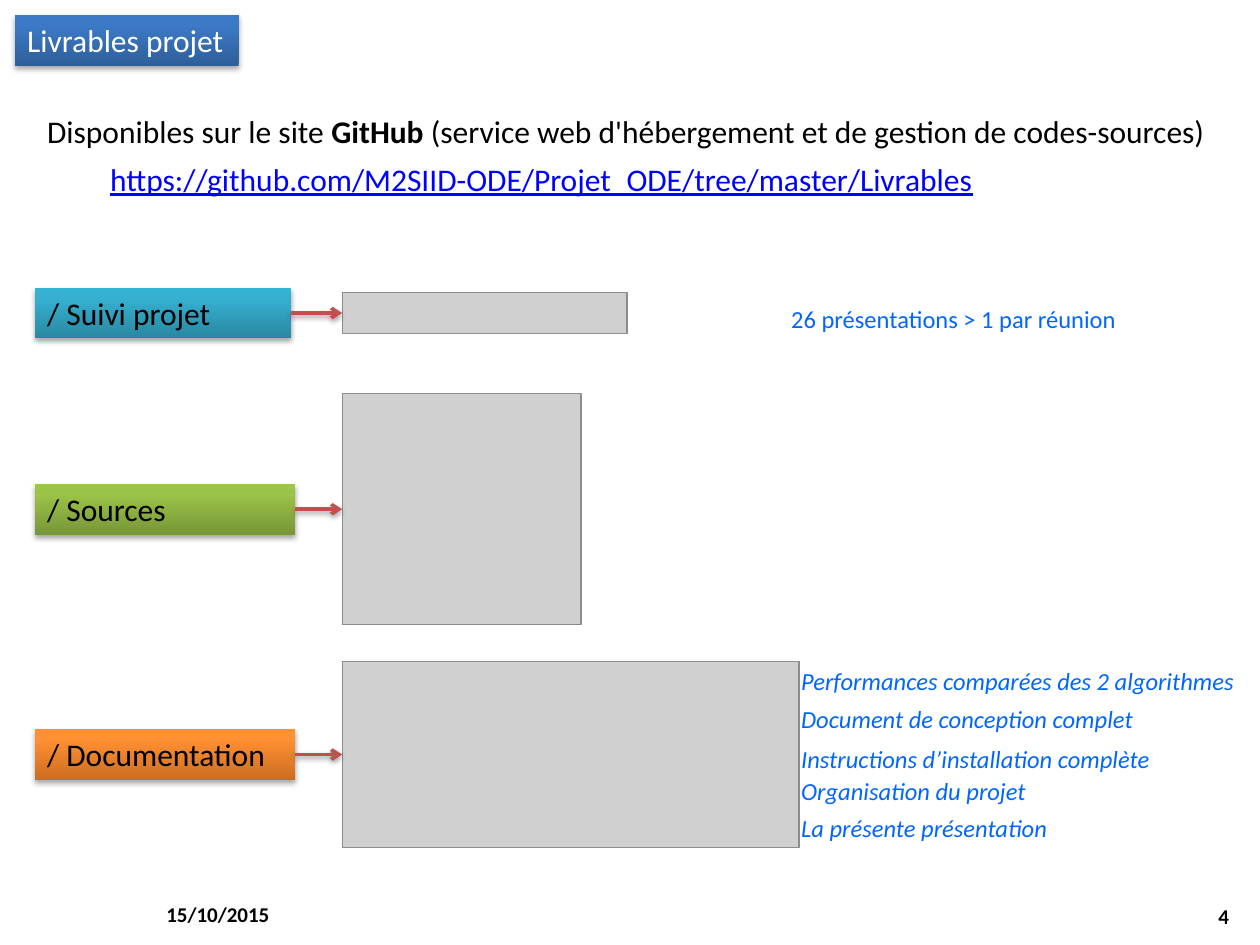
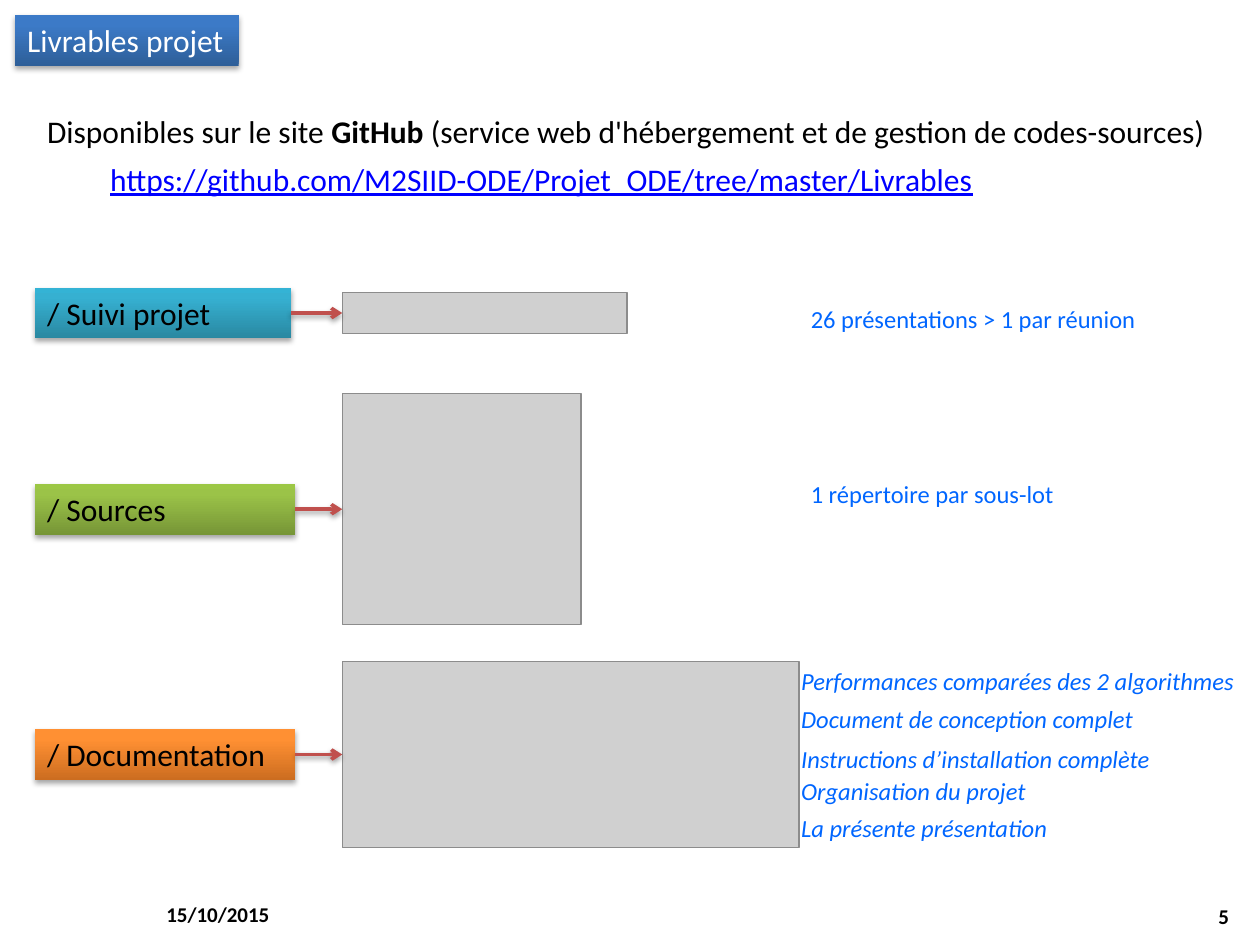
Before and after one commit to M2SIID-ODE/Projet_ODE, a slide deck: slide 5 of Livrables/Documentation/ProjetODE_Livrable_Presentation_Projet.pptx (slide 4 before the commit). Drawn at 1260x945 pixels with LibreOffice and Linux fonts; fonts in the diff are those of the drawing; grey boxes stand for pictures; background and template pictures are left out. Boxes give left, top, right and bottom in pixels: in the first picture for what was removed or moved away, otherwise in the second. Text is boxed around its words. In the diff, an @@ line names an element or a change of style, - is before the commit and + after.

```diff
--- a/Livrables/Documentation/ProjetODE_Livrable_Presentation_Projet.pptx
+++ b/Livrables/Documentation/ProjetODE_Livrable_Presentation_Projet.pptx
@@ text "26 présentations > 1 par ..." moved from (x1=791, y1=311, x2=1116, y2=332) to (x1=811, y1=311, x2=1135, y2=332) @@
@@ text added at (x1=811, y1=486, x2=1053, y2=507), 14 pt, text #0066FF @@
+1 répertoire par sous-lot
@@ page number at (x1=1218, y1=910, x2=1229, y2=924): text changed @@
-4
+5
```
Also in this commit, not shown: 5 other slides changed, 2 slides added.
